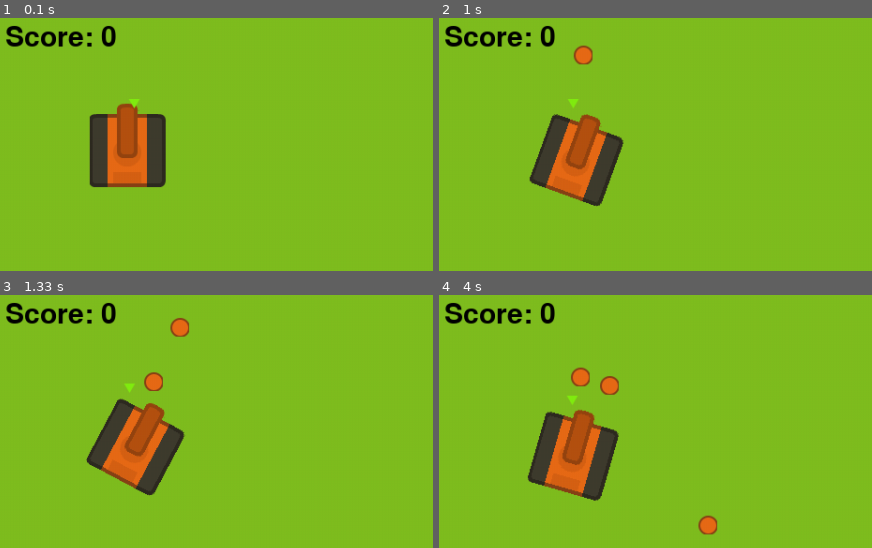
Above: before the commit, frames 1-4 (two rows, left to right).
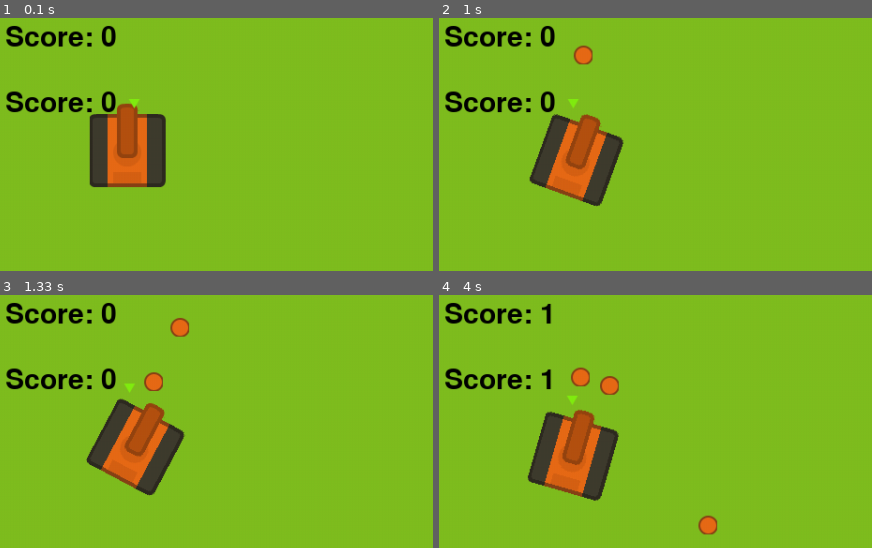
Above: after the commit, the same moments.

Repository: lenghia2797/TankPyGame
Game: pygame game, started from main.py
Same seed, same stepped clock (60 frames per second), same inputs: the game is played once before the commit and once after it.
Inputs (mouse positions are % of the whole screen's width and height, from its top left):
- Up to frame 1 (0.1 s): no input
- Up to frame 2 (1 s): tap Enter at 0.33 s; hold Right from 0.67 s (still down); hold D from 0.67 s (still down); move the mouse to (85, 47) at 0.7 s; tap X at 0.73 s
- Up to frame 3 (1.33 s): tap X at 1.03, 1.23 s; release Right at 1.13 s; release D at 1.13 s; hold Up from 1.17 s (still down); hold W from 1.17 s (still down); move the mouse to (26, 51) at 1.2 s
- Up to frame 4 (4 s): release Up at 1.47 s; release W at 1.47 s; hold Right 1.5-1.97 s; hold D 1.5-1.97 s; move the mouse to (19, 35) at 1.53 s; tap X at 1.57, 1.87, 2.07, 2.37, 2.63, 2.97, 3.27, 3.4, 3.8 s; hold Left 2-2.53 s; hold A 2-2.53 s; move the mouse to (67, 15) at 2.03 s; hold Down 2.57-2.87 s; hold S 2.57-2.87 s; move the mouse to (64, 59) at 2.6 s; hold Left 2.9-3.3 s; hold A 2.9-3.3 s; move the mouse to (54, 16) at 2.93 s; hold Up 3.33-3.7 s; hold W 3.33-3.7 s; move the mouse to (14, 47) at 3.37 s; hold Right from 3.73 s (still down); hold D from 3.73 s (still down); move the mouse to (53, 60) at 3.77 s
The pictures show only the part of the screen within x 0-50%, y 2-52%; the shares and areas given below are measured in that part.

The runs differ from the first frame. In frame 1, 1.0% of the frame differs, in the area x 1-27%, y 28-38%; in frame 2, 1.0%; in frame 3, 1.0%; in frame 4, 1.1%, in the area x 1-27%, y 3-38%.

Commit message:
add score

Diff:
--- a/GameScene.py
+++ b/GameScene.py
@@ -9,7 +9,7 @@
 from Player import Player
 from Player2 import Player2
 from Scene import Scene
-from ScoreLabel import ScoreLabel
+from ScoreLabel import ScoreLabel, ScoreLabel2
 from Tank import Tank
 from Wall import Wall
 
@@ -58,6 +58,7 @@
                             Constants.BULLET_HEIGHT, self.loader.bullet_red_image, 2)
             bullet.active = False
             bullet.tank = self.player_1_1
+            bullet.color = 1
             self.add(bullet)
             self.redBullets.append(bullet)
 
@@ -65,6 +66,7 @@
             bullet = Bullet(self, -100, -100, Constants.BULLET_WIDTH,
                             Constants.BULLET_HEIGHT, self.loader.bullet_blue_image, 2)
             bullet.active = False
+            bullet.color = 2
             if self.gameMode == 2:
                 bullet.tank = self.player_2_1
             else:
@@ -87,6 +89,7 @@
             self.add(self.enemy)
 
         self.scoreLabel = ScoreLabel(self)
+        self.scoreLabel2 = ScoreLabel2(self)
 
     def update(self):
         running = super().update()
@@ -101,6 +104,7 @@
         self.checkCollisionBulletTank(self.blueBullets, self.player_1_2)
 
         self.scoreLabel.update()
+        self.scoreLabel2.update()
 
         return running
 
@@ -133,8 +137,10 @@
                     bullet.active = False
                     bullet.visible = False
                     bullet.x = -100
-                    if tank.type == TankType.ENEMY_1:
+                    if bullet.color == 1 and (tank.type == TankType.ENEMY_1 or tank.type == TankType.PLAYER_2 or tank.type == TankType.AI_2):
                         ScoreLabel.score += 1
+                    if bullet.color == 2 and (tank.type == TankType.PLAYER_1 or tank.type == TankType.AI_1):
+                        ScoreLabel2.score += 1
 
     def shootBullet(self):
         bullet = self.getRedDeadBullet()
--- a/ScoreLabel.py
+++ b/ScoreLabel.py
@@ -23,3 +23,26 @@
 
         self.scene.screen.blit(self.text, (self.textRect.x +
                                            self.textRect.width/2 - 50, self.textRect.y))
+
+
+class ScoreLabel2:
+    score = 0
+
+    def __init__(self, scene):
+        self.scene = scene
+        self.font = pygame.font.Font('freesansbold.ttf', 30)
+        self.text = self.font.render(
+            f'Score: {ScoreLabel.score}', True, Constants.COLOR_TEXT)
+        self.textRect = self.text.get_rect()
+        self.textRect.center = (Constants.SCORE_LABEL_X,
+                                Constants.SCORE_LABEL_Y + 70)
+
+    def update(self):
+        self.render()
+
+    def render(self):
+        self.text = self.font.render(
+            f'Score: {ScoreLabel.score}', True, Constants.COLOR_TEXT)
+
+        self.scene.screen.blit(self.text, (self.textRect.x +
+                                           self.textRect.width/2 - 50, self.textRect.y))
